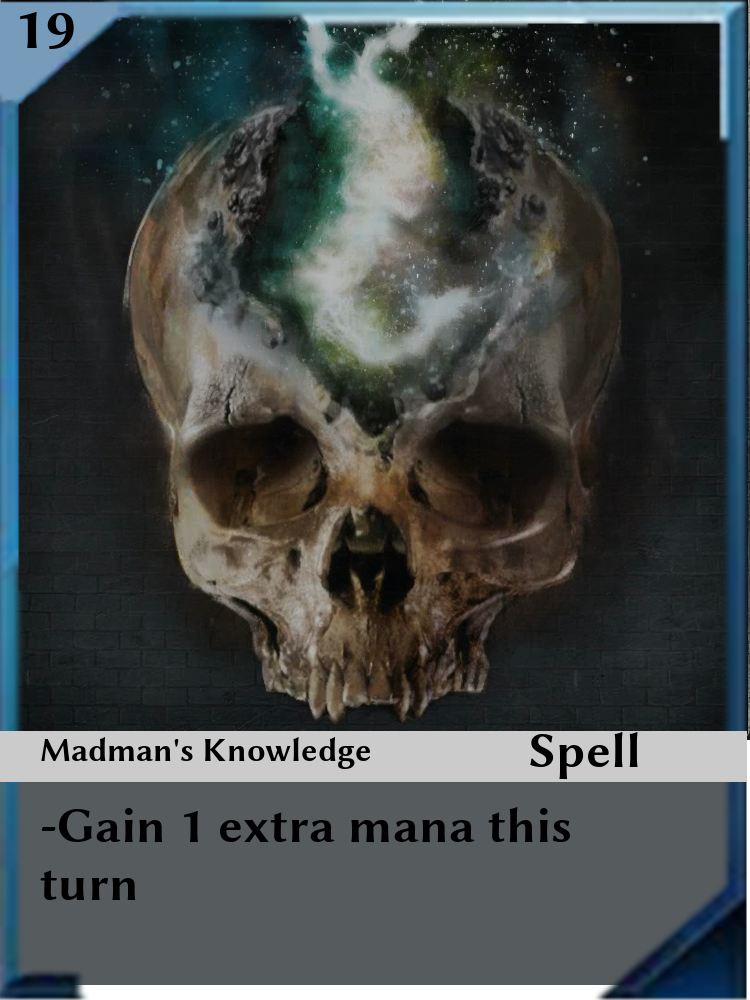
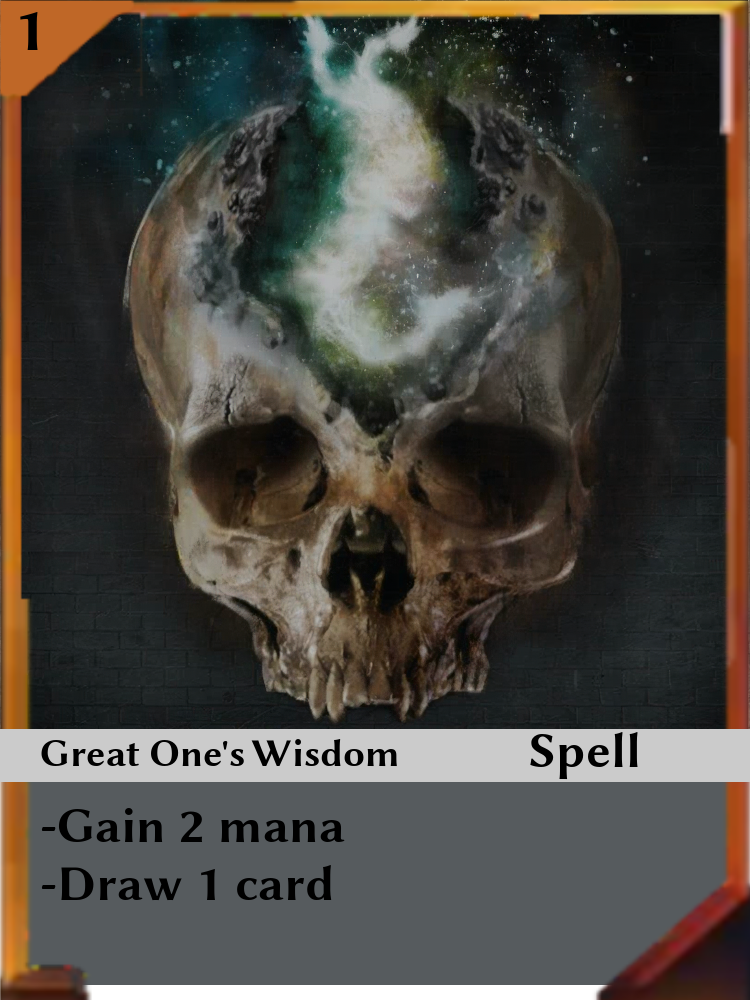
Layered file, before and after one edit (750x1000). Changes by layer:
painted on "Cost" over [20, 12, 74, 50]
painted on "Abilities" over [40, 807, 570, 901]
painted on "Beast Patient" over [41, 737, 397, 769]
hid "Rare Border" over [0, 0, 747, 1000]
showed "Legendary Border" over [0, 0, 750, 1000]
